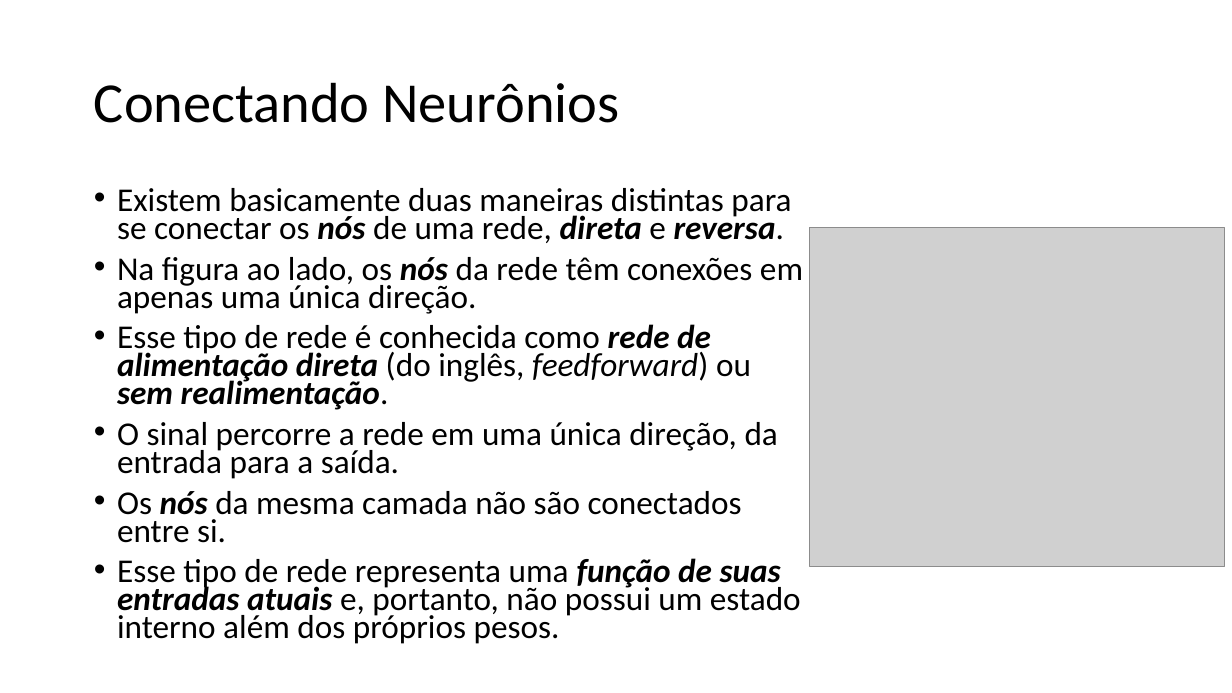
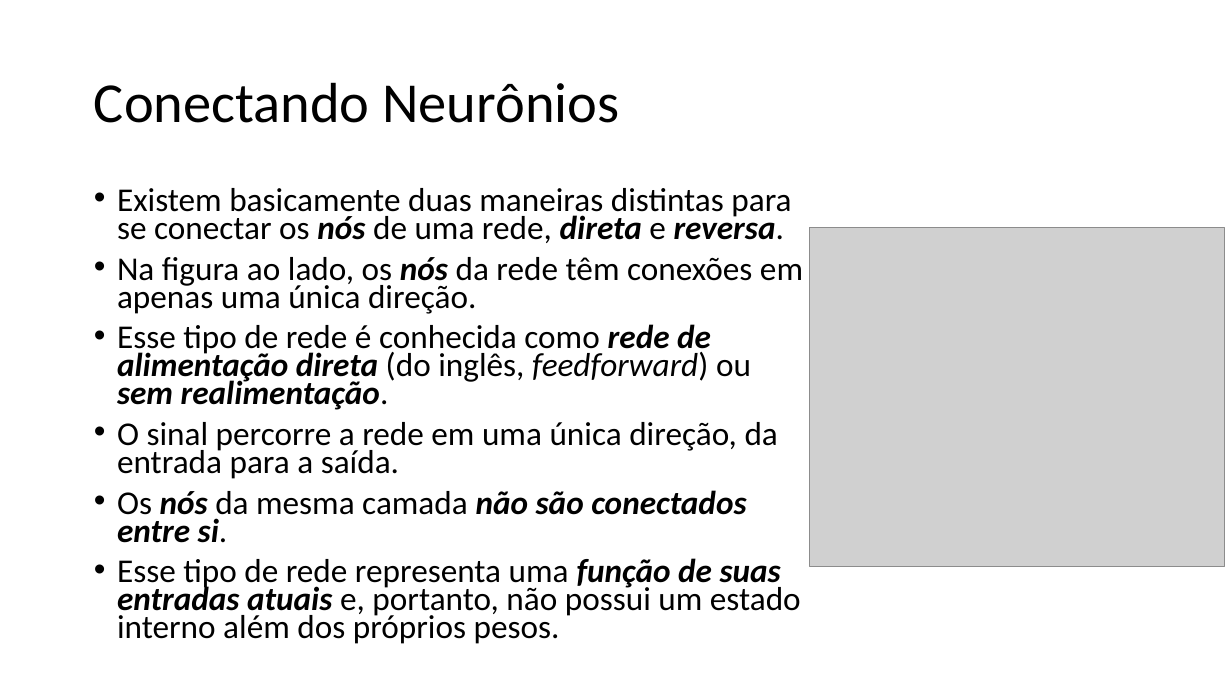
Before and after one commit to zz4fap/t320_aprendizado_de_maquina, a slide deck: slide 17 of slides/T320_Redes_Neurais_Artificiais (Parte II).pptx (slide 19 before the commit). Drawn at 1232x693 pixels with LibreOffice and Linux fonts; fonts in the diff are those of the drawing; grey boxes stand for pictures. Boxes give left, top, right and bottom in pixels: in the first picture for what was removed or moved away, otherwise in the second. Text is boxed around its words. In the diff, an @@ line names an element or a change of style, - is before the commit and + after.

```diff
--- a/slides/T320_Redes_Neurais_Artificiais (Parte II).pptx
+++ b/slides/T320_Redes_Neurais_Artificiais (Parte II).pptx
@@ text at <box>117,490,746,543</box>: bold on, italic on in "não são conectados entre si." @@
```
Also in this commit, not shown: 5 other slides changed, 1 slide added, 1 slide removed, 2 other files.
